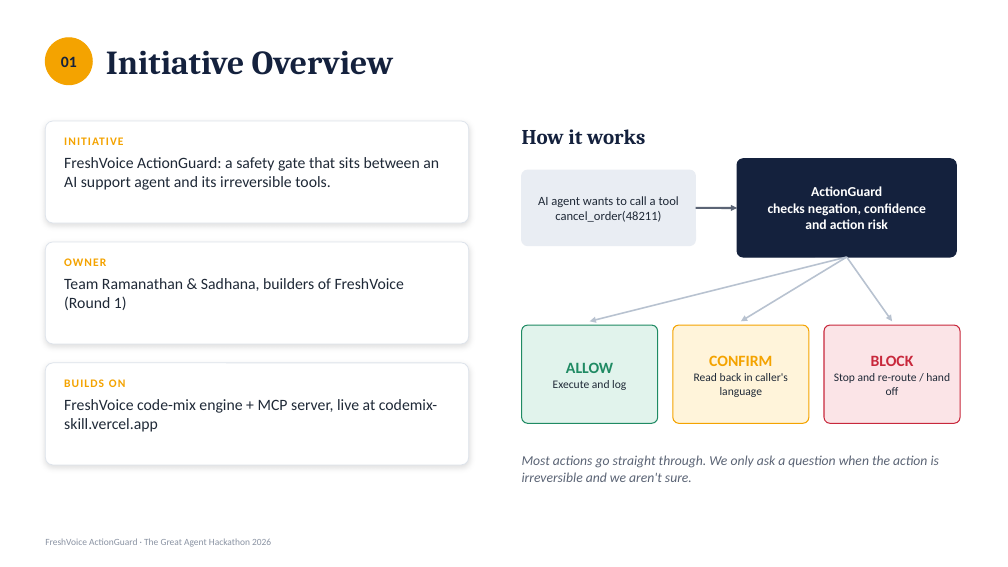
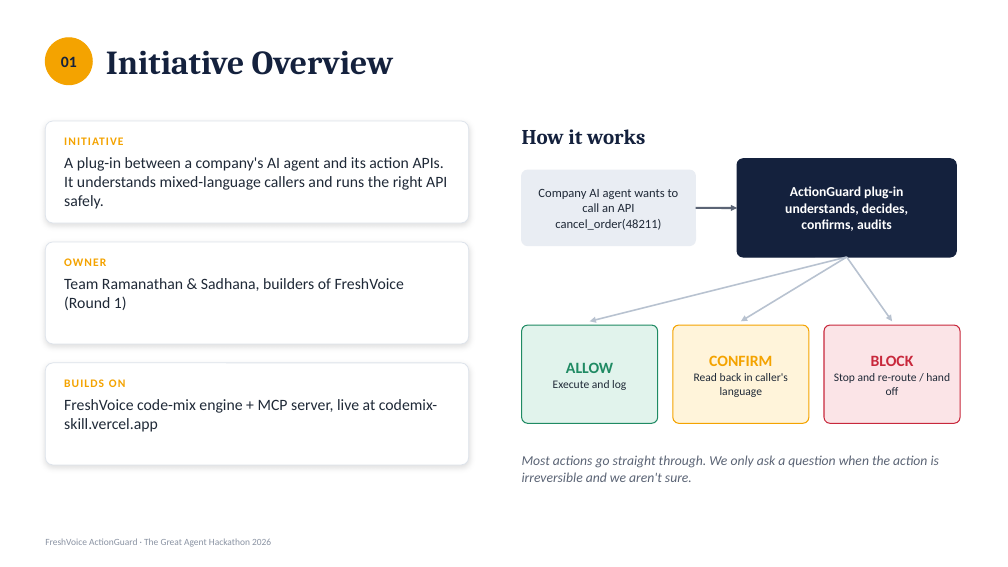
Before and after one commit to ramanathanmani/great-agent-hackathon-2026, a slide deck: slide 2 of docs/presentation/ActionGuard-Business-Case.pptx. Drawn at 1008x567 pixels with LibreOffice and Linux fonts; fonts in the diff are those of the drawing. Boxes give left, top, right and bottom in pixels: in the first picture for what was removed or moved away, otherwise in the second. Text is boxed around its words. In the diff, an @@ line names an element or a change of style, - is before the commit and + after.

```diff
--- a/docs/presentation/ActionGuard-Business-Case.pptx
+++ b/docs/presentation/ActionGuard-Business-Case.pptx
@@ text at bbox=[64, 157, 447, 209]: text changed @@
-FreshVoice ActionGuard: a safety gate that sits between an AI support agent and its irreversible tools.
+A plug-in between a company's AI agent and its action APIs. It understands mixed-language callers and runs the right API safely.
@@ text in rounded rectangle at bbox=[538, 189, 679, 212]: text changed @@
-AI agent wants to call a tool
+Company AI agent wants to call an API
@@ text in rounded rectangle at bbox=[785, 186, 908, 231]: text changed @@
-ActionGuard
-checks negation, confidence
-and action risk
+ActionGuard plug-in
+understands, decides,
+confirms, audits
```
Also in this commit, not shown: 10 other slides changed, 6 slides added, 2 slides removed, 1 other file.
